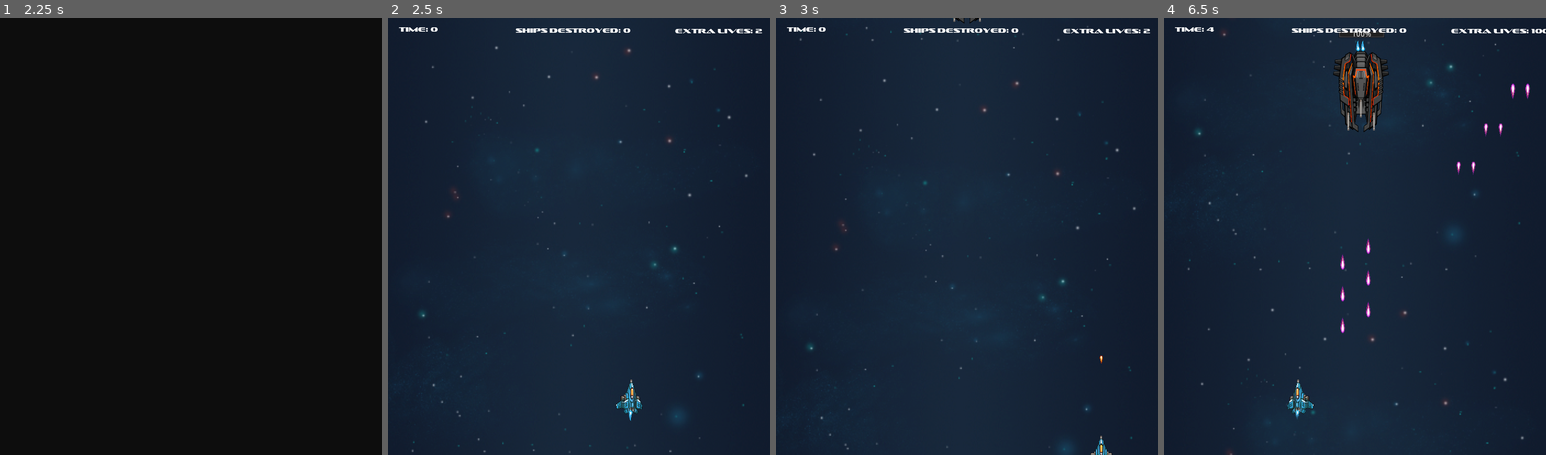
Above: before the commit, frames 1-4 (left to right).
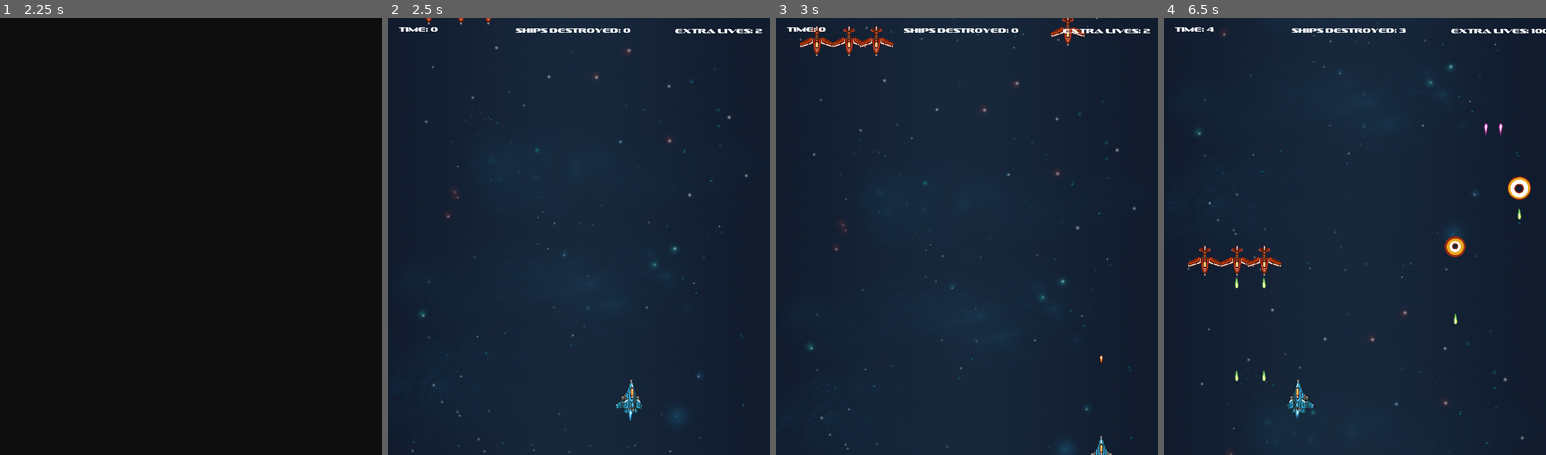
Above: after the commit, the same moments.

Repository: jdibble21/FP-Space-Odyssey
Game: Godot game, scene res://src/Menu.tscn
The game is run twice, just before and just after one commit, with the same random seed, the same clock (stepped at 60 frames per second) and the same inputs. Sound files missing from this copy of the repository are replaced by a short silence.
Inputs (mouse positions are in pixels of both pictures, inside the frame that each line leads up to):
- Up to frame 1 (2.25 s): click "PLAY!" at 0.5 s; click "PLAY!" at 1.25 s; move the mouse to (275, 214) at 2.02 s; press the mouse at (275, 214) at 2.03 s; hold D (move_right) from 2.03 s (still down)
- Up to frame 2 (2.5 s): keep holding D (move_right)
- Up to frame 3 (3 s): move the mouse to (890, 258) at 2.77 s; release D (move_right) at 2.78 s; release the mouse at (890, 258) at 2.78 s; hold S (move_down) from 2.78 s (still down); click (890, 258) at 2.85 s
- Up to frame 4 (6.5 s): move the mouse to (1393, 140) at 3.52 s; release S (move_down) at 3.53 s; press the mouse at (1393, 140) at 3.53 s; hold D (move_right) 3.53-4.28 s; move the mouse to (1335, 323) at 4.27 s; release the mouse at (1335, 323) at 4.28 s; hold W (move_up) 4.28-5.03 s; click (1335, 323) at 4.35 s; move the mouse to (1469, 302) at 5.02 s; press the mouse at (1469, 302) at 5.03 s; hold A (move_left) from 5.03 s (still down); tap C (cheats) at 5.65 s; move the mouse to (1240, 170) at 5.77 s; release the mouse at (1240, 170) at 5.78 s; click (1240, 170) at 5.85 s

Frame 1 is identical in both runs. In frame 2, less than 0.1% of the frame differs, in the area x 9-28%, y 0-2%; in frame 3, 0.8%; in frame 4, 3.3%, in the area x 6-97%, y 2-84%.

Commit message:
Integrate leveltwo boss and create end game state

Diff:
--- a/project/src/AdvancedEnemies/AdvancedEnemyEasy.gd
+++ b/project/src/AdvancedEnemies/AdvancedEnemyEasy.gd
@@ -58,6 +58,7 @@
 func _on_HitBox_area_entered(area):
 	if area.is_in_group("player_bullet"):
 		_lives -= 1
+		$ExplosionSprite.play("hit")
 		if _lives == 0:
 			$Exhaust1.hide()
 			$Exhaust2.hide()
--- a/project/src/AdvancedEnemies/AdvancedEnemyEasy.tscn
+++ b/project/src/AdvancedEnemies/AdvancedEnemyEasy.tscn
@@ -29,6 +29,11 @@
 "loop": true,
 "name": "destroyed",
 "speed": 26.0
+}, {
+"frames": [ ExtResource( 14 ), ExtResource( 11 ) ],
+"loop": false,
+"name": "hit",
+"speed": 20.0
 } ]
 
 [node name="AdvancedEnemyEasy" type="KinematicBody2D"]
@@ -39,6 +44,7 @@
 texture = ExtResource( 1 )
 
 [node name="HitBox" type="Area2D" parent="." groups=[
+"enemy_ship",
 "hazard",
 ]]
 
@@ -64,6 +70,7 @@
 flip_v = true
 
 [node name="ExplosionSprite" type="AnimatedSprite" parent="."]
+position = Vector2( 0, 7 )
 frames = SubResource( 2 )
-animation = "destroyed"
+animation = "hit"
 [connection signal="area_entered" from="HitBox" to="." method="_on_HitBox_area_entered"]
--- a/project/src/AdvancedEnemies/AdvancedEnemyMedium.gd
+++ b/project/src/AdvancedEnemies/AdvancedEnemyMedium.gd
@@ -11,6 +11,7 @@
 var _lives := 2
 
 func _ready():
+	$DamagedAnimation.hide()
 	$Exhaust1.play("active")
 	$Exhaust2.play("active")
 	$AnimatedSprite.play("active")
@@ -37,6 +38,8 @@
 func _on_HitBox_area_entered(area):
 	if area.is_in_group("player_bullet"):
 		_lives -= 1
+		$DamagedAnimation.show()
+		$DamagedAnimation.play("hit")
 		if _lives == 0:
 			$Muzzle/Sprite.hide()
 			$Exhaust1.hide()
@@ -49,3 +52,7 @@
 			yield(timer, "timeout")
 			emit_signal("destroyed")
 			queue_free()
+
+
+func _on_DamagedAnimation_animation_finished():
+	$DamagedAnimation.hide()
--- a/project/src/AdvancedEnemies/AdvancedEnemyMedium.tscn
+++ b/project/src/AdvancedEnemies/AdvancedEnemyMedium.tscn
@@ -39,6 +39,14 @@
 "speed": 5.0
 } ]
 
+[sub_resource type="SpriteFrames" id=4]
+animations = [ {
+"frames": [ ExtResource( 11 ), ExtResource( 8 ) ],
+"loop": false,
+"name": "hit",
+"speed": 25.0
+} ]
+
 [node name="AdvancedEnemyMedium" type="KinematicBody2D"]
 script = ExtResource( 6 )
 Bullet = ExtResource( 5 )
@@ -53,9 +61,12 @@
 
 [node name="AnimatedSprite" type="AnimatedSprite" parent="."]
 frames = SubResource( 1 )
-animation = "destroyed"
+animation = "hit"
 
-[node name="HitBox" type="Area2D" parent="."]
+[node name="HitBox" type="Area2D" parent="." groups=[
+"enemy_ship",
+"hazard",
+]]
 
 [node name="CollisionShape2D" type="CollisionShape2D" parent="HitBox"]
 shape = SubResource( 2 )
@@ -71,4 +82,9 @@
 frames = SubResource( 3 )
 animation = "active"
 flip_v = true
+
+[node name="DamagedAnimation" type="AnimatedSprite" parent="."]
+frames = SubResource( 4 )
+animation = "hit"
 [connection signal="area_entered" from="HitBox" to="." method="_on_HitBox_area_entered"]
+[connection signal="animation_finished" from="DamagedAnimation" to="." method="_on_DamagedAnimation_animation_finished"]
--- a/project/src/Bosses/LevelTwoBoss.gd
+++ b/project/src/Bosses/LevelTwoBoss.gd
@@ -17,6 +17,7 @@
 
 func _ready():
 	$HitBox.hide()
+	set_process(false)
 	position = Vector2(350,-100)
 	$Exhaust1.play("active")
 	$Exhaust2.play("active")
@@ -74,3 +75,8 @@
 	var root_attach = get_tree().get_root().get_node("LevelTwo")
 	root_attach.add_child(b)
 	b.transform = current_muzzle.global_transform
+
+
+func _on_HitBox_area_entered(area):
+	if area.is_in_group("player_bullet"):
+		_current_health -= 2
--- a/project/src/Bosses/LevelTwoBoss.tscn
+++ b/project/src/Bosses/LevelTwoBoss.tscn
@@ -20,6 +20,12 @@
 "name": "active",
 "speed": 13.0
 } ]
+
+[sub_resource type="StyleBoxFlat" id=3]
+bg_color = Color( 0.00784314, 1, 0, 1 )
+
+[sub_resource type="StyleBoxFlat" id=4]
+bg_color = Color( 1, 0, 0, 1 )
 
 [node name="LevelTwoBoss" type="KinematicBody2D"]
 position = Vector2( -2.10861, 6.18314 )
@@ -81,17 +87,21 @@
 margin_top = -117.0
 margin_right = 44.0
 margin_bottom = -103.0
+custom_styles/fg = SubResource( 3 )
+custom_styles/bg = SubResource( 4 )
+custom_colors/font_color = Color( 0, 1, 0.0862745, 1 )
+custom_colors/font_color_shadow = Color( 1, 0, 0, 1 )
 step = 1.0
+percent_visible = false
 __meta__ = {
 "_edit_use_anchors_": false
 }
 
 [node name="StandardAttackDelay" type="Timer" parent="."]
 wait_time = 3.0
-autostart = true
 
 [node name="MissleAttackDelay" type="Timer" parent="."]
 wait_time = 7.0
-autostart = true
+[connection signal="area_entered" from="HitBox" to="." method="_on_HitBox_area_entered"]
 [connection signal="timeout" from="StandardAttackDelay" to="." method="_on_StandardAttackDelay_timeout"]
 [connection signal="timeout" from="MissleAttackDelay" to="." method="_on_MissleAttackDelay_timeout"]
--- a/project/src/LevelTwo/LevelTwo.gd
+++ b/project/src/LevelTwo/LevelTwo.gd
@@ -18,9 +18,11 @@
 	randomize()
 # warning-ignore:return_value_discarded
 	$Player.connect("player_defeated",self,"_on_player_defeat")
+	$Player.connect("cheats_enabled",self,"_activate_cheats")
 # warning-ignore:return_value_discarded
 	$Player.current_pos = $PlayerSpawn.position
 	$ShipSpawns.connect("ship_destroyed",self,"_add_score")
+	$ShipSpawns.connect("boss_released",self, "_boss_setup")
 	$PauseMenu/PausePanel.hide()
 	$MusicLoop.play()
 
@@ -57,6 +59,19 @@
 	$PauseMenu/PausePanel.show()
 
 
+func _boss_setup():
+	_scrolling_enabled = false
+	$HazardTimer.stop()
+	$LevelTwoBoss.set_process(true)
+	$LevelTwoBoss/HitBox.show()
+	$LevelTwoBoss/StandardAttackDelay.start()
+	$LevelTwoBoss/MissleAttackDelay.start()
+
+func _activate_cheats():
+	print("ending formations...")
+	$ShipSpawns.formation_num = 9
+
+
 func _add_score():
 	_ships_destroyed += 1
 
--- a/project/src/LevelTwo/LevelTwo.tscn
+++ b/project/src/LevelTwo/LevelTwo.tscn
@@ -48,9 +48,11 @@
 
 [node name="FormationSpawnTimer" type="Timer" parent="ShipSpawns"]
 wait_time = 4.5
+autostart = true
 
 [node name="SpeedShipSpawnTimer" type="Timer" parent="ShipSpawns"]
-wait_time = 7.0
+wait_time = 9.0
+autostart = true
 
 [node name="HazardTimer" type="Timer" parent="."]
 wait_time = 5.0
--- a/project/src/LevelTwo/LevelTwoShipSpawns.gd
+++ b/project/src/LevelTwo/LevelTwoShipSpawns.gd
@@ -59,8 +59,7 @@
 var formation_num := 0
 
 func _ready():
-	pass
-	#_spawn_initial_formations()
+	_spawn_initial_formations()
 
 
 func _spawn_initial_formations():
@@ -81,6 +80,10 @@
 			$FormationSpawnTimer.wait_time = 9
 		_spawn_special_ship_formation()
 		_spawn_advanced_ship_formation()
+	if formation_num == 9:
+		remove_child($FormationSpawnTimer)
+		remove_child($SpeedShipSpawnTimer)
+		_spawn_level_two_boss()
 	formation_num += 1
 
 
@@ -132,6 +135,10 @@
 		return _basic_special_formation_three
 
 
+func _spawn_level_two_boss():
+	emit_signal("boss_released")
+
+
 func _on_SpeedShipSpawnTimer_timeout():
 	_spawn_speed_ship_formation()
 
--- a/project/src/Projectiles/HomingMissle.gd
+++ b/project/src/Projectiles/HomingMissle.gd
@@ -1,3 +1,4 @@
+# Projectile that tracks a target's position and moves towards it with a wide turn radius.
 extends Area2D
 
 export var speed := 300
@@ -6,7 +7,6 @@
 var velocity := Vector2.ZERO
 var acceleration := Vector2.ZERO
 var target
-
 
 func start(_transform, _target):
 	global_transform = _transform
@@ -32,15 +32,15 @@
 
 
 func _on_Lifetime_timeout():
-	explode()
+	_explode()
 
 
 func _on_HomingMissle_area_entered(area):
 	if area.is_in_group("player"):
-		explode()
+		_explode()
 
 
-func explode():
+func _explode():
 	$Particles2D.emitting = false
 	$Sprite.hide()
 	$ExplosionSprite.play("destroyed")
--- a/project/src/Projectiles/HomingMissle.tscn
+++ b/project/src/Projectiles/HomingMissle.tscn
@@ -46,6 +46,9 @@
 
 [node name="ExplosionSprite" type="AnimatedSprite" parent="."]
 frames = ExtResource( 3 )
+
+[node name="ExplosionSound" type="AudioStreamPlayer2D" parent="."]
+bus = "SFX"
 [connection signal="area_entered" from="." to="." method="_on_HomingMissle_area_entered"]
 [connection signal="timeout" from="Lifetime" to="." method="_on_Lifetime_timeout"]
 [connection signal="animation_finished" from="ExplosionSprite" to="." method="_on_ExplosionSprite_animation_finished"]
--- a/project/src/StandardEnemies/StandardEnemyMedium.tscn
+++ b/project/src/StandardEnemies/StandardEnemyMedium.tscn
@@ -48,7 +48,10 @@
 frames = SubResource( 1 )
 animation = "destroyed"
 
-[node name="HitBox" type="Area2D" parent="."]
+[node name="HitBox" type="Area2D" parent="." groups=[
+"enemy_ship",
+"hazard",
+]]
 
 [node name="CollisionShape2D" type="CollisionShape2D" parent="HitBox"]
 shape = SubResource( 2 )
Not shown: 1 places in project/src/AdvancedEnemies/AdvancedEnemyMedium.tscn that only renumber resources
Not shown: 1 places in project/src/Bosses/LevelTwoBoss.tscn that only renumber resources
